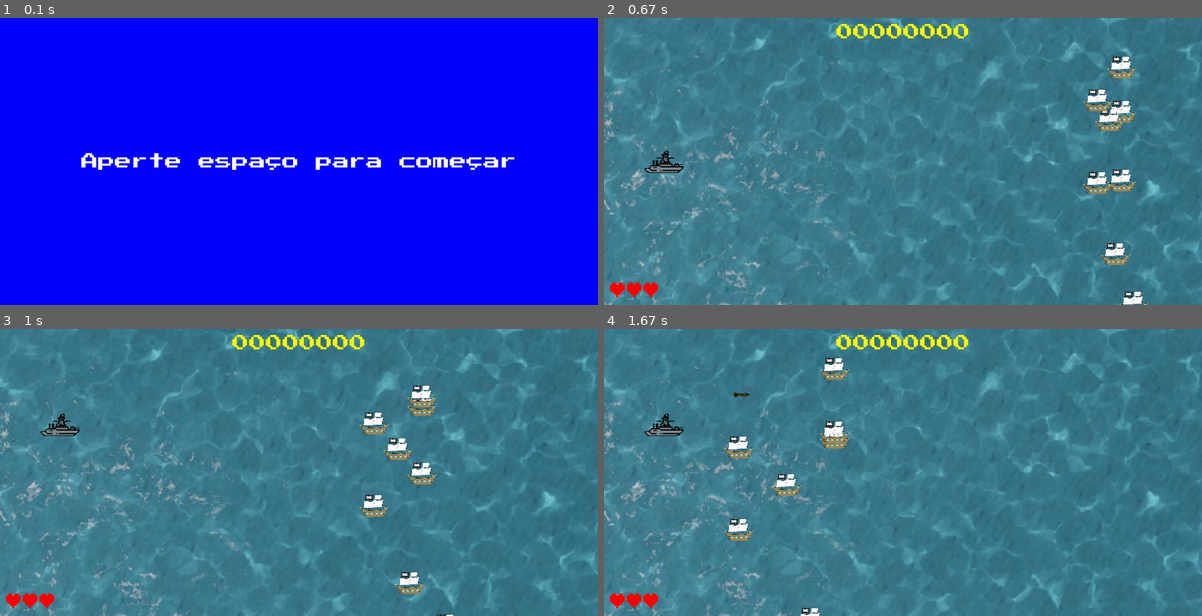
Above: before the commit, frames 1-4 (two rows, left to right).
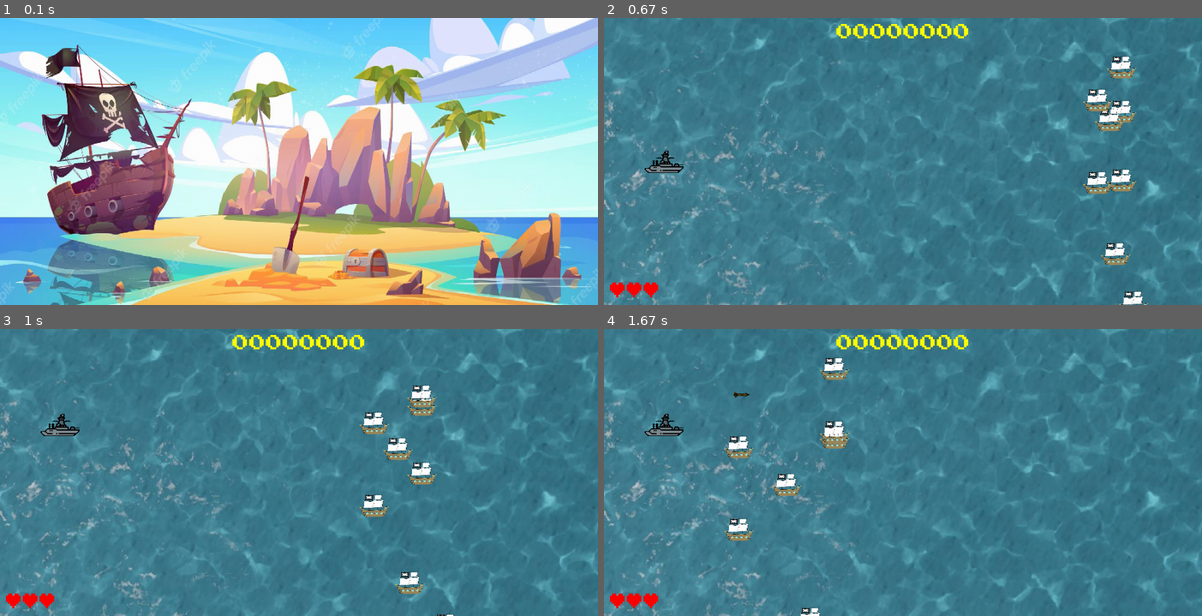
Above: after the commit, the same moments.

Repository: EnzoScheden/Pygame-Projeto-Final
Game: pygame game, started from PFPYGAME.py
Same seed, same stepped clock (60 frames per second), same inputs: the game is played once before the commit and once after it.
Inputs:
- Up to frame 1 (0.1 s): no input
- Up to frame 2 (0.67 s): tap Space at 0.33 s
- Up to frame 3 (1 s): hold W from 0.67 s (still down)
- Up to frame 4 (1.67 s): release W at 1.13 s; hold S 1.17-1.47 s; tap Space at 1.23, 1.57 s; hold W from 1.5 s (still down)

The runs differ from the first frame. In frame 1, 100% of the frame differs, in the area x 0-100%, y 0-100%; in frame 2, nothing differs; in frame 3, nothing differs; in frame 4, nothing differs.

Commit message:
Tela inicio boa

Diff:
--- a/PFPYGAME.py
+++ b/PFPYGAME.py
@@ -33,6 +33,8 @@
 assets['navio'] = pygame.transform.scale(assets['navio'], (navio_largura, navio_altura))
 assets['bala'] = pygame.image.load('img/laserRed16.png').convert_alpha()
 assets['bala'] = pygame.transform.scale(assets['bala'], (32,23.5))
+assets['tela_inicio'] = pygame.image.load('img/tela inicial jogo pygame.png').convert()
+assets['tela_inicio'] = pygame.transform.scale(assets['tela_inicio'], (1000, 480))
 
 def tela_inicio():
     inicio = True
@@ -45,11 +47,8 @@
             if event.type == pygame.KEYDOWN and event.key == pygame.K_SPACE:
                 inicio = False
 
-        tamanho.fill((0, 0, 255))  # Preenche com a cor azul
-        texto_inicio = assets['score_font'].render("Aperte espaço para começar", True, (255, 255, 255))
-        texto_rect = texto_inicio.get_rect()
-        texto_rect.center = (largura / 2, altura / 2)
-        tamanho.blit(texto_inicio, texto_rect)
+        tamanho.blit(assets['tela_inicio'],(0,0))
+
 
         pygame.display.update()
 
